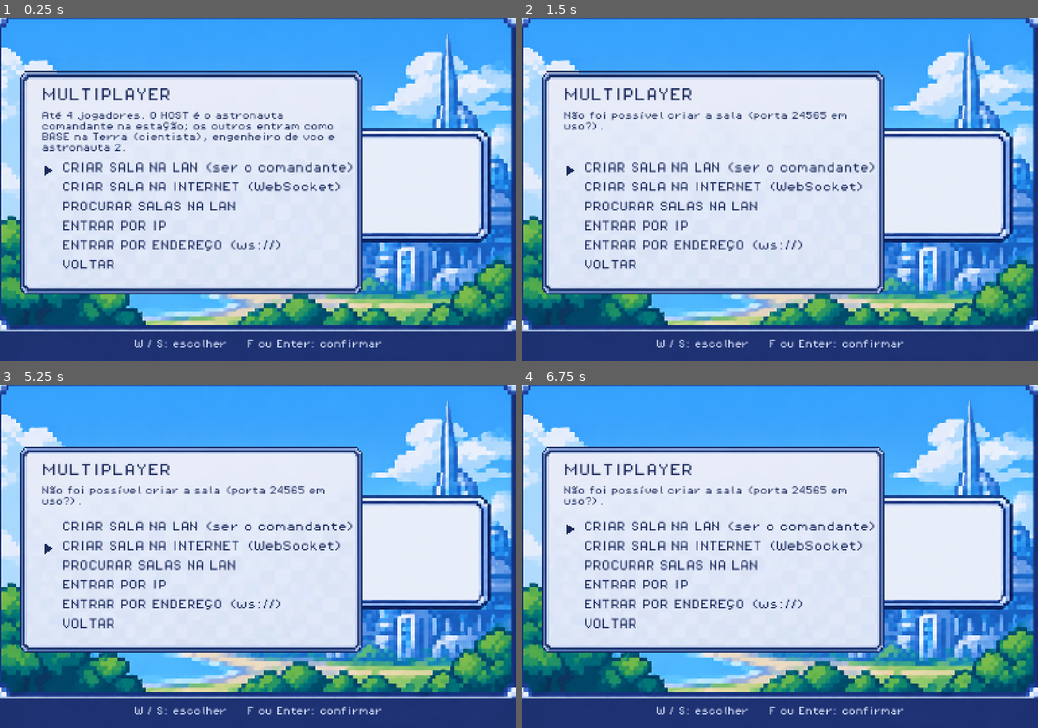
Above: before the commit, frames 1-4 (two rows, left to right).
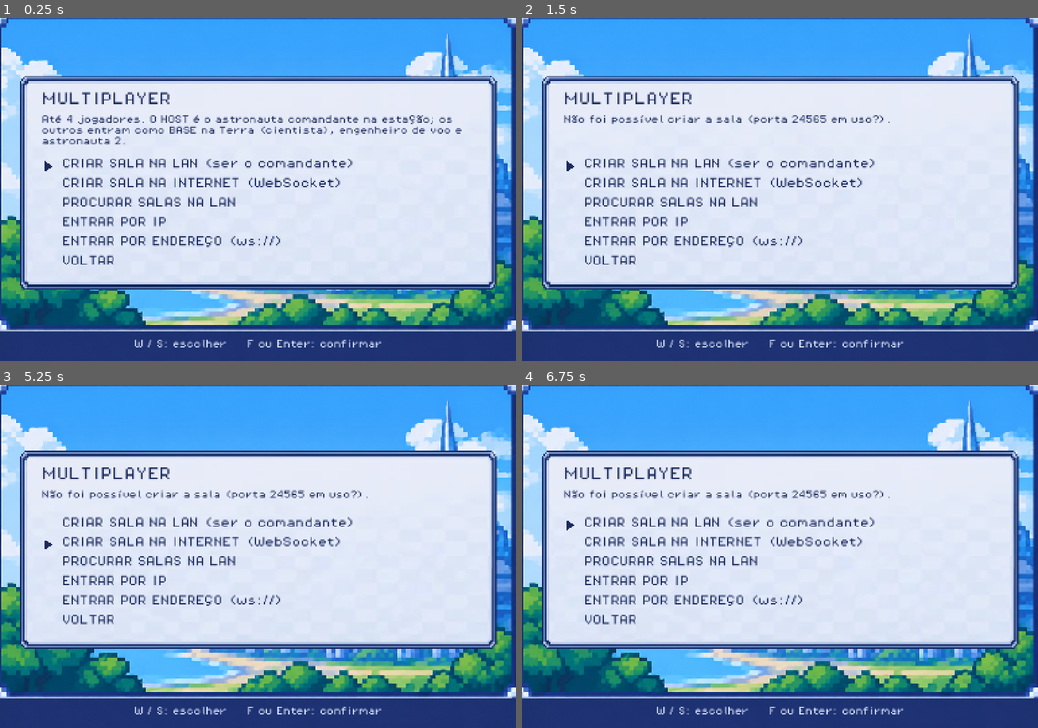
Above: after the commit, the same moments.

Repository: thallesgsrv/nasa-space-apps
Game: Godot game, scene res://scenes/lobby.tscn
The game is run twice, just before and just after one commit, with the same random seed, the same clock (stepped at 60 frames per second) and the same inputs. This scene is started directly instead of the project's main scene. Video files are missing from this copy of the repository; at most half a second of black plays in their place. Sound files missing from this copy of the repository are replaced by a short silence.
Inputs (mouse positions are in pixels of both pictures, inside the frame that each line leads up to):
- Up to frame 1 (0.25 s): no input
- Up to frame 2 (1.5 s): tap Enter at 0.5 s; move the mouse to (893, 172) at 0.52 s; hold D (move_right) 0.53-1.25 s; hold F (interact) 0.53-1.25 s; click (893, 172) at 0.67 s; tap Space at 0.77, 1.25 s; drag from (676, 206) to (754, 258) at 1.27 s
- Up to frame 3 (5.25 s): tap Enter at 2, 3.5, 3.6 s; move the mouse to (309, 481) at 2.02 s; hold D (move_right) 2.03-2.75 s; hold V (objective) 2.03-2.75 s; tap Space at 2.75, 3.77, 4.25 s; drag from (232, 625) to (103, 505) at 2.77 s; move the mouse to (412, 607) at 3.52 s; hold A (move_left) 3.53-4.25 s; drag from (103, 505) to (180, 470) at 4.27 s; move the mouse to (283, 556) at 5.02 s; hold S (move_down) from 5.03 s (still down); tap Tab at 5.1 s; click (283, 556) at 5.17 s
- Up to frame 4 (6.75 s): release S (move_down) at 5.75 s; drag from (702, 470) to (676, 573) at 5.77 s; move the mouse to (893, 539) at 6.52 s; hold W (move_up) from 6.53 s (still down); tap Backspace at 6.6 s

The runs differ from the first frame. In frame 1, 21% of the frame differs, in the area x 3-97%, y 15-81%; in frame 2, 19%; in frame 3, 17%; in frame 4, 17%.

Commit message:
fix(ui): bandeira e lobby acompanham os assets novos do main (bandeira 512px, caixa larga do fundo)

Diff:
--- a/scripts/lobby.gd
+++ b/scripts/lobby.gd
@@ -10,7 +10,7 @@
 const GAME_SCENE := "res://scenes/cutscene_intro.tscn"
 const MENU_SCENE := "res://scenes/start_menu.tscn"
 const TEX_PANEL := preload("res://assets/ui/panel_menu.png")
-const PANEL_W := 1020.0
+const PANEL_W := 1420.0
 const PAD := 64.0           # folga entre a borda da moldura e o conteudo
 const ROW_H := 58.0
 
@@ -234,7 +234,7 @@
 		y += 70.0
 	else:
 		y += float(_items.size()) * ROW_H
-	# a moldura cobre a caixa desenhada no fundo (start_bg.png, x 80-760, y 330-665): altura minima 380
+	# a moldura cobre a caixa desenhada no fundo (start_bg.png, x 80-1450, y 330-665): altura minima 380
 	var h := maxf(y + 44.0, 380.0)
 	var top := minf(clampf((1024.0 - h) / 2.0 - 20.0, 60.0, 400.0), 300.0)
 	_panel.size = Vector2(PANEL_W, h)
--- a/scripts/ui/ui.gd
+++ b/scripts/ui/ui.gd
@@ -932,12 +932,11 @@
 	_tracker_icon.gui_input.connect(_on_tracker_icon_input)
 	add_child(_tracker_icon)
 	_tracker_mark = TextureRect.new()
-	_tracker_mark.texture = preload("res://assets/ui/bandeira.png")   # bandeira do objetivo (pixel art 24x46, mostrada em 2x)
+	_tracker_mark.texture = preload("res://assets/ui/bandeira.png")   # bandeira do objetivo (arte 512x512, mostrada em 1/4)
 	_tracker_mark.texture_filter = CanvasItem.TEXTURE_FILTER_NEAREST
-	_tracker_mark.stretch_mode = TextureRect.STRETCH_KEEP
-	_tracker_mark.size = Vector2(24, 46)
-	_tracker_mark.scale = Vector2(2, 2)
-	_tracker_mark.pivot_offset = Vector2.ZERO
+	_tracker_mark.expand_mode = TextureRect.EXPAND_IGNORE_SIZE
+	_tracker_mark.stretch_mode = TextureRect.STRETCH_KEEP_ASPECT_CENTERED
+	_tracker_mark.size = Vector2(128, 128)
 	_tracker_mark.mouse_filter = Control.MOUSE_FILTER_IGNORE
 	_tracker_icon.add_child(_tracker_mark)
 
@@ -1084,7 +1083,7 @@
 		if _tracker_open_left <= 0.0:
 			_update_tracker_visibility()
 	if _tracker_icon.visible:
-		_tracker_mark.position = Vector2(11.0, 4.0 + sin(_ui_t * 3.0) * 6.0)   # sobe e desce devagar
+		_tracker_mark.position = Vector2(-25.0, -8.0 + sin(_ui_t * 3.0) * 6.0)   # sobe e desce devagar
 	_flicker.color.a = (0.2 if int(_ui_t * 10.0) % 2 == 0 else 0.0) if Solar.inverted_left > 0.0 else 0.0
 	if _panel_active and _panel_provider.is_valid():
 		_panel_refresh += delta
